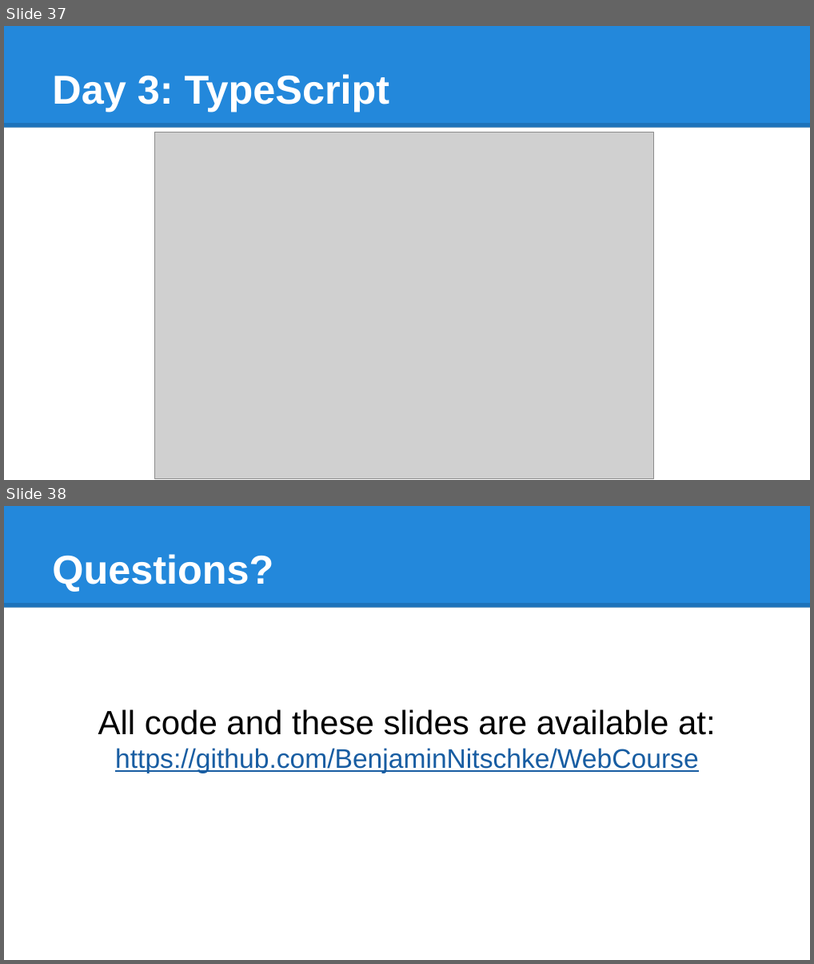
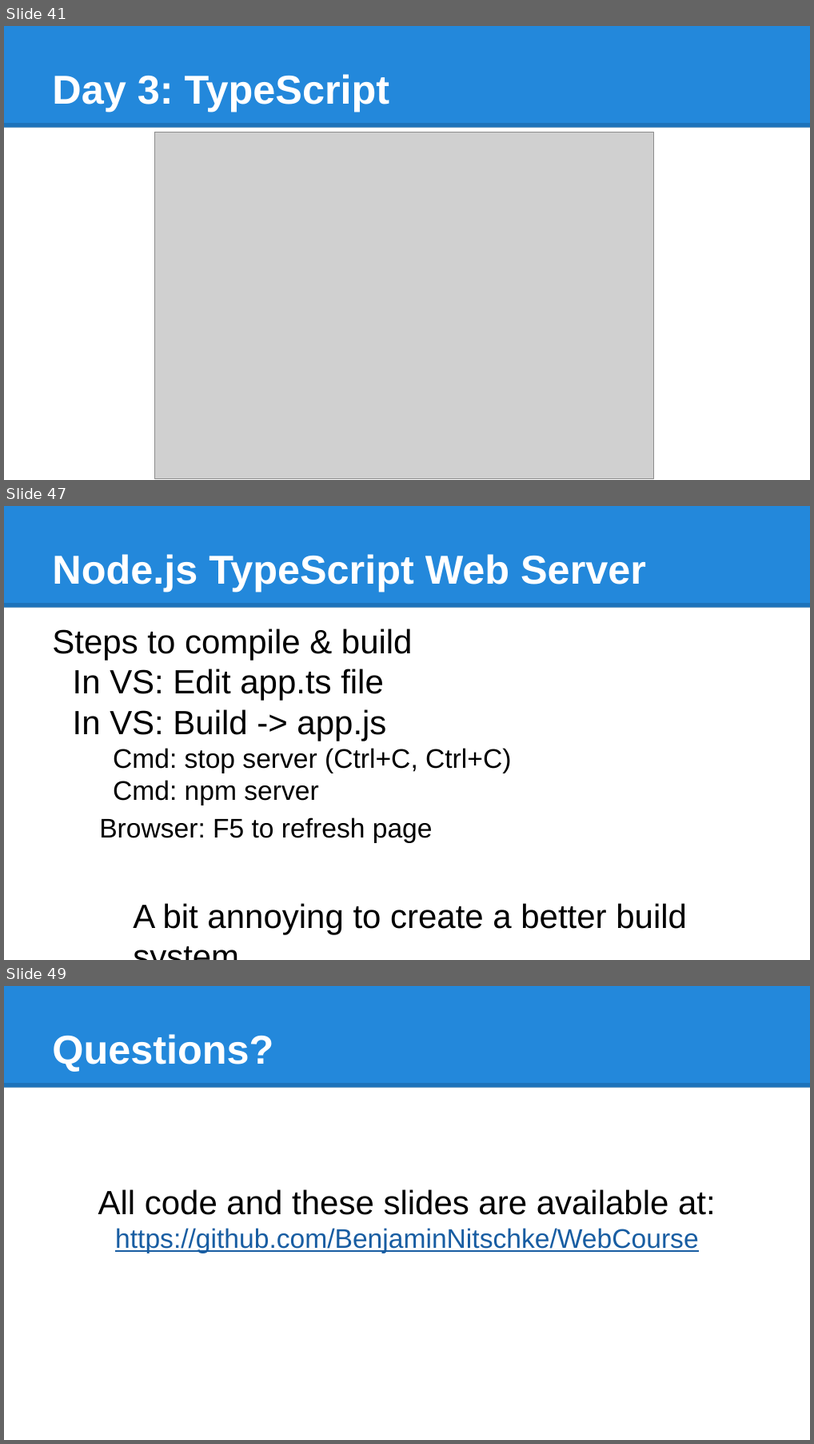
Before and after one commit to BenjaminNitschke/WebCourse, a slide deck: Web Course Games Academy January 2016.pptx. Shown one above the other, each under a label of ours: slides 37 and 38 before the commit, slides 41, 47 and 49 after it; the slides between them are not shown. The pictures are 814x964 and 814x1444 pixels, drawn with LibreOffice and Linux fonts; fonts in the diff are those of the drawing; grey boxes stand for pictures. Boxes give left, top, right and bottom in pixels: in the first picture for what was removed or moved away, otherwise in the second. Text is boxed around its words. In the diff, an @@ line names an element or a change of style, - is before the commit and + after.

Commit message:
Final commit with TypeScript Website and Server
Using a lot more Client side JavaScript code generated from TypeScript
and TypeScript on Node.js web server, plus more advanced topics
discussed in the slides.

```diff
--- a/Web Course Games Academy January 2016.pptx
+++ b/Web Course Games Academy January 2016.pptx
@@ slide 47 added at bbox=[4, 506, 810, 960], background #FFFFFF; not listed: 2 template elements that a slide beside it also shows @@
@@ title added at bbox=[52, 554, 646, 591], 36 pt, text #FFFFFF, bold @@
+Node.js TypeScript Web Server
@@ text added at bbox=[52, 628, 687, 934], 30 pt, text #000000 @@
+Steps to compile & build
+In VS: Edit app.ts file
+In VS: Build -> app.js
+  Cmd: stop server (Ctrl+C, Ctrl+C)
+  Cmd: npm server
+  Browser: F5 to refresh page
+A bit annoying to create a better build system ..
@@ what was slide 37 is now slide 41 @@
@@ what was slide 38 is now slide 49 @@
```
Also in this commit, not shown: 2 slides changed, 10 other slides added, 22 other files.
